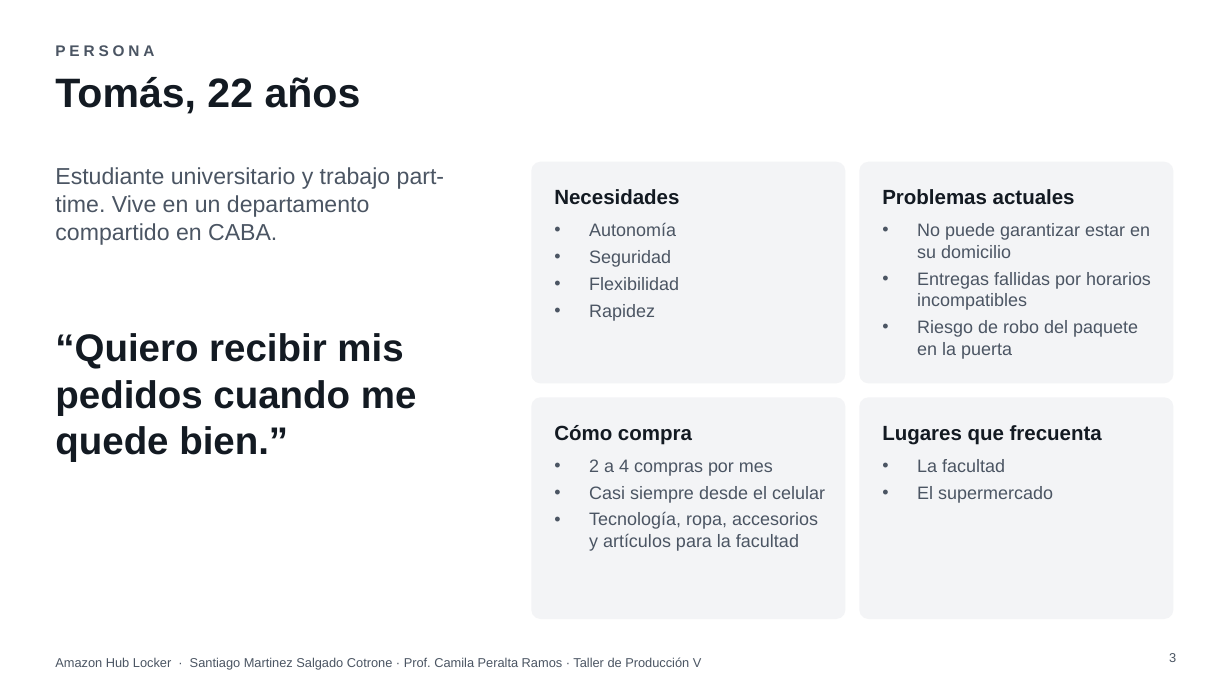
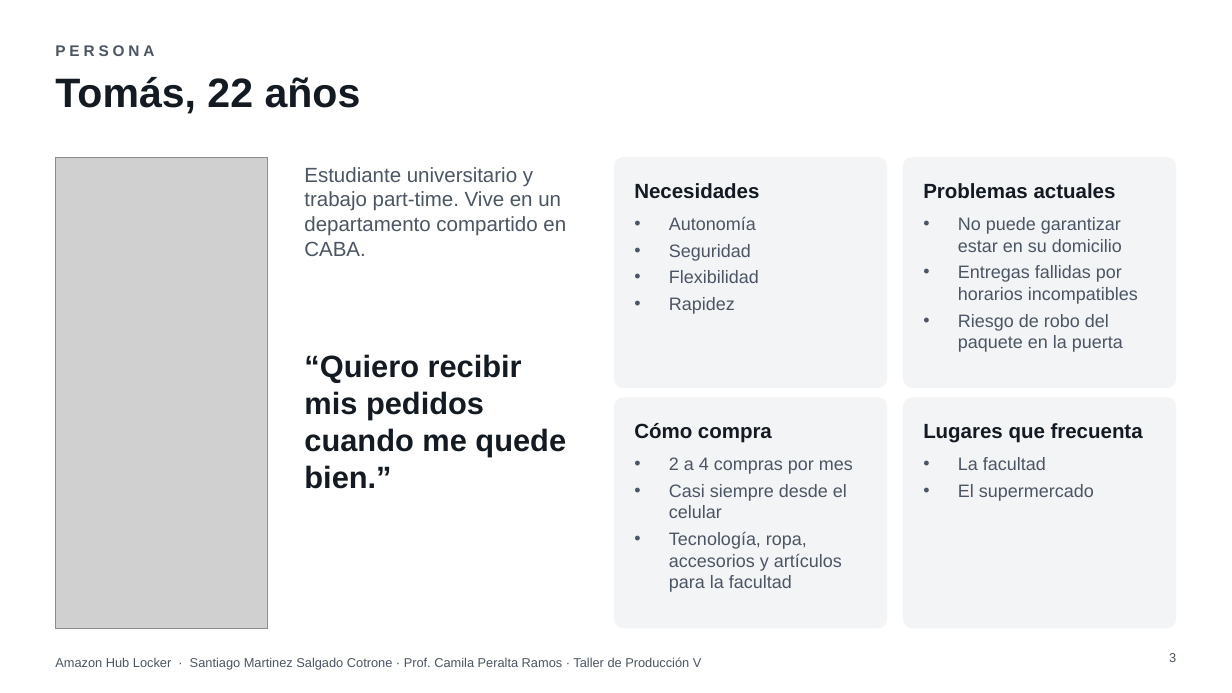
Before and after one commit to ramasalgado/Amazon-Proyecto, a slide deck: slide 3 of presentacion/Amazon-Hub-Locker-presentacion.pptx. Drawn at 1232x693 pixels with LibreOffice and Linux fonts; fonts in the diff are those of the drawing; grey boxes stand for pictures; background and template pictures are left out. Boxes give left, top, right and bottom in pixels: in the first picture for what was removed or moved away, otherwise in the second. Text is boxed around its words. In the diff, an @@ line names an element or a change of style, - is before the commit and + after.

```diff
--- a/presentacion/Amazon-Hub-Locker-presentacion.pptx
+++ b/presentacion/Amazon-Hub-Locker-presentacion.pptx
@@ picture added at box(55, 157, 268, 628) @@
@@ text "Estudiante universitario y trabajo part-time. ...": place and size @@
-text "Estudiante universitario y trabajo part-time. ..." at box(55, 167, 444, 245)
+text "Estudiante universitario y trabajo part-time. ..." at box(304, 167, 566, 256)
@@ text "Estudiante universitario y trabajo part-time. ..." at box(304, 167, 566, 256): size 18 to 16 pt @@
@@ rounded rectangle: place and size @@
-rounded rectangle at box(531, 162, 846, 384)
+rounded rectangle at box(615, 157, 888, 388)
@@ text "Necesidades": place and size @@
-text "Necesidades" at box(554, 189, 679, 205)
+text "Necesidades" at box(634, 183, 759, 199)
@@ rounded rectangle: place and size @@
-rounded rectangle at box(860, 162, 1174, 384)
+rounded rectangle at box(903, 157, 1177, 388)
@@ text "Problemas actuales": place and size @@
-text "Problemas actuales" at box(882, 189, 1075, 205)
+text "Problemas actuales" at box(923, 183, 1116, 199)
@@ text "Autonomía": place and size @@
-text "Autonomía" at box(589, 223, 679, 321)
+text "Autonomía" at box(669, 217, 759, 314)
@@ text "No puede garantizar estar en ..." rewrapped from box(917, 223, 1151, 359) to box(958, 217, 1138, 352) @@
@@ text "“Quiero recibir mis pedidos cuando ...": place and size @@
-text "“Quiero recibir mis pedidos cuando ..." at box(55, 333, 417, 461)
+text "“Quiero recibir mis pedidos cuando ..." at box(304, 354, 566, 489)
@@ text "“Quiero recibir mis pedidos cuando ..." at box(304, 354, 566, 489): size 30 to 24 pt @@
@@ proportions changed in 4 elements at box(903, 157, 1177, 388), box(903, 397, 1177, 628), box(615, 157, 888, 388), box(615, 397, 888, 628) @@
@@ rounded rectangle: place and size @@
-rounded rectangle at box(531, 397, 846, 619)
+rounded rectangle at box(615, 397, 888, 628)
@@ text "Cómo compra": place and size @@
-text "Cómo compra" at box(554, 425, 692, 445)
+text "Cómo compra" at box(634, 423, 772, 443)
@@ rounded rectangle: place and size @@
-rounded rectangle at box(860, 397, 1174, 619)
+rounded rectangle at box(903, 397, 1177, 628)
@@ text "Lugares que frecuenta": place and size @@
-text "Lugares que frecuenta" at box(882, 425, 1102, 445)
+text "Lugares que frecuenta" at box(923, 423, 1143, 443)
@@ text "2 a 4 compras por ..." rewrapped from box(589, 459, 825, 551) to box(669, 457, 853, 592) @@
@@ text "La facultad": place and size @@
-text "La facultad" at box(917, 459, 1053, 503)
+text "La facultad" at box(958, 457, 1094, 501)
```
Also in this commit, not shown: 4 other slides changed, 1 other file.
